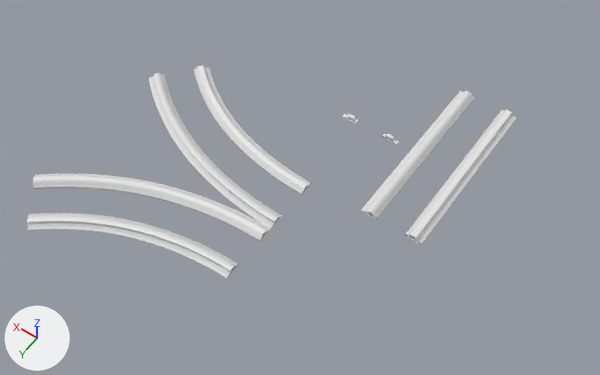
The Blender file oldgoldmine-scene/Rails/Rails.blend, before and after one commit.
Rendered twice from a camera (50 mm lens) standing at (-14.2, 26.3, 32.7) and looking at (1.5, 4.4, -1.7). The lights are fixed; the arrows at lower left show +X, +Y and +Z.
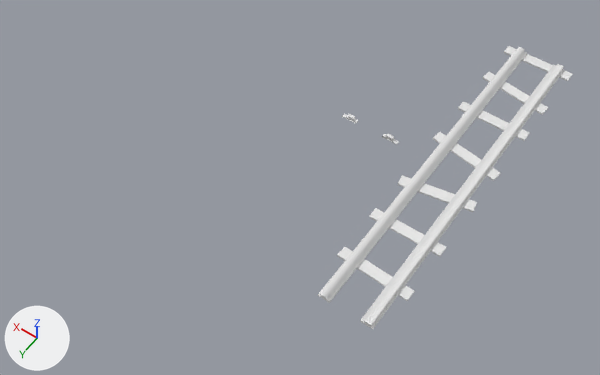
Changed parts and their boxes (x1, y1, x2, y2) in the pictures (600 x 375 px):
'NurbsPath.001', reshaped, moved, rescaled (57% wider, 84% taller): before (361, 91, 517, 244); after (318, 47, 564, 329)
'NurbsPath.002', hidden: before (27, 174, 271, 278)
'NurbsPath', hidden: before (149, 66, 312, 228)
'Cube', added: after (337, 46, 572, 301)

Patch to the scene script:
```diff
--- a/oldgoldmine-scene/Rails/Rails.blend.py
+++ b/oldgoldmine-scene/Rails/Rails.blend.py
@@ me_cube @@
+me_cube.from_pydata(...)  # 280 vertices, 182 faces; spans x -2.0..2.0, y 0.0..17.9, z -1.0..2.3
@@ cu_rail_001 @@
 _sp = cu_rail_001.splines.new('POLY'); _sp.points.add(14)
-_sp.points.foreach_set('co', [-1.501, 0.0, -0.1, 0.0, -1.501, -0.0602, -0.1, 0.0, -1.697, -0.0602, -0.1, 0.0, -1.717, -0.0835, -0.1, 0.0, -1.717, -0.106, -0.1, 0.0, -0.819, -0.106, -0.1, 0.0, -0.819, 0.0, -0.1, 0.0, -1.018, 0.0, -0.1, 0.0, -1.018, 0.151, -0.1, 0.0, -1.339, 0.151, -0.1, 0.0, -1.392, 0.14, -0.1, 0.0, -1.413, 0.122, -0.1, 0.0, -1.386, 0.109, -0.1, 0.0, -1.299, 0.109, -0.1, 0.0, -1.299, 0.0, -0.1, 0.0])
+_sp.points.foreach_set('co', [-1.472, -0.0602, 0.0, 0.0, -1.299, -0.0602, 0.0, 0.0, -1.299, 0.109, 0.0, 0.0, -1.374, 0.109, 0.0, 0.0, -1.374, 0.0577, 0.0, 0.0, -1.394, 0.0577, 0.0, 0.0, -1.394, 0.113, 0.0, 0.0, -1.374, 0.144, 0.0, 0.0, -1.339, 0.151, 0.0, 0.0, -1.018, 0.151, 0.0, 0.0, -1.018, 0.0, 0.0, 0.0, -0.819, 0.0, 0.0, 0.0, -0.819, -0.106, 0.0, 0.0, -1.493, -0.106, 0.0, 0.0, -1.493, -0.0835, 0.0, 0.0])
 _sp.order_v = 0
@@ cu_rail_001 @@
 _sp = cu_rail_001.splines.new('POLY'); _sp.points.add(14)
-_sp.points.foreach_set('co', [1.501, 0.0, -0.1, 0.0, 1.501, -0.0602, -0.1, 0.0, 1.697, -0.0602, -0.1, 0.0, 1.717, -0.0835, -0.1, 0.0, 1.717, -0.106, -0.1, 0.0, 0.819, -0.106, -0.1, 0.0, 0.819, 0.0, -0.1, 0.0, 1.018, 0.0, -0.1, 0.0, 1.018, 0.151, -0.1, 0.0, 1.339, 0.151, -0.1, 0.0, 1.392, 0.14, -0.1, 0.0, 1.413, 0.122, -0.1, 0.0, 1.386, 0.109, -0.1, 0.0, 1.299, 0.109, -0.1, 0.0, 1.299, 0.0, -0.1, 0.0])
+_sp.points.foreach_set('co', [1.472, -0.0602, 0.0, 0.0, 1.299, -0.0602, 0.0, 0.0, 1.299, 0.109, 0.0, 0.0, 1.374, 0.109, 0.0, 0.0, 1.374, 0.0577, 0.0, 0.0, 1.394, 0.0577, 0.0, 0.0, 1.394, 0.113, 0.0, 0.0, 1.374, 0.144, 0.0, 0.0, 1.339, 0.151, 0.0, 0.0, 1.018, 0.151, 0.0, 0.0, 1.018, 0.0, 0.0, 0.0, 0.819, 0.0, 0.0, 0.0, 0.819, -0.106, 0.0, 0.0, 1.493, -0.106, 0.0, 0.0, 1.493, -0.0835, 0.0, 0.0])
 _sp.order_v = 0
@@ cu_nurbspath_001 @@
 _sp = cu_nurbspath_001.splines.new('NURBS'); _sp.points.add(4)
-_sp.points.foreach_set('co', [2.0, 0.0, 0.0, 1.0, 1.0, 0.0, 0.0, 1.0, 0.0, 0.0, 0.0, 1.0, -1.0, 0.0, 0.0, 1.0, -2.0, 0.0, 0.0, 1.0])
+_sp.points.foreach_set('co', [-0.0057, 0.0, 0.0, 1.0, -1.006, 0.0, 0.0, 1.0, -2.006, 0.0, 0.0, 1.0, -3.006, 0.0, 0.0, 1.0, -4.006, 0.0, 0.0, 1.0])
 _sp.order_u = 5
@@ cu_nurbspath_001 @@
 cu_nurbspath_001.fill_mode = 'HALF'
+cu_nurbspath_001.use_fill_caps = True
 cu_nurbspath_001.bevel_object = ob_rail_001
@@ ob_nurbspath_002 @@
 ob_nurbspath_002.scale = (1.0, -1.0, 1.0)
+ob_nurbspath_002.hide_set(True)  # its collection is switched off
@@ ob_nurbspath_001 @@
 ob_nurbspath_001 = bpy.data.objects.new('NurbsPath.001', cu_nurbspath_001)
-ob_nurbspath_001.location = (-4.22, -0.13, 0.0)
+ob_nurbspath_001.location = (-5.0, -10.0, 0.0)
 ob_nurbspath_001.rotation_euler = (0.0, 0.0, -1.571)  # degrees (0, 0, -90)
-ob_nurbspath_001.scale = (2.5, 1.0, 1.0)
+ob_nurbspath_001.scale = (5.0, 1.0, 1.0)
@@ ob_nurbspath @@
 ob_nurbspath.location = (5.83, 6.05, 0.0)
+ob_nurbspath.hide_set(True)  # its collection is switched off
@@ ob_cube @@
+ob_cube = bpy.data.objects.new('Cube', me_cube)
+ob_cube.location = (-5.0, -10.0, -0.15)
+ob_cube.scale = (1.0, 1.0, 0.05)
```
